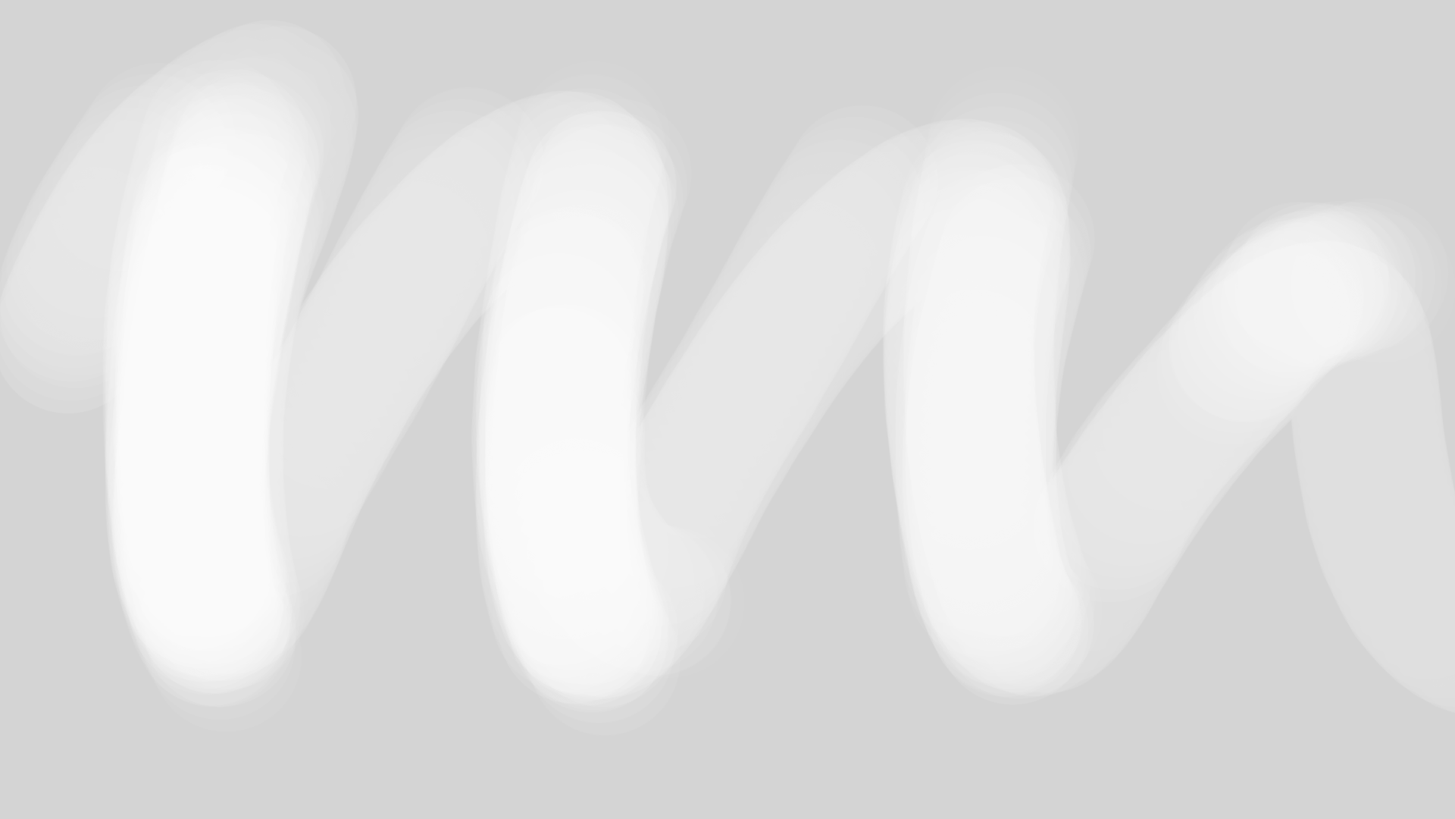
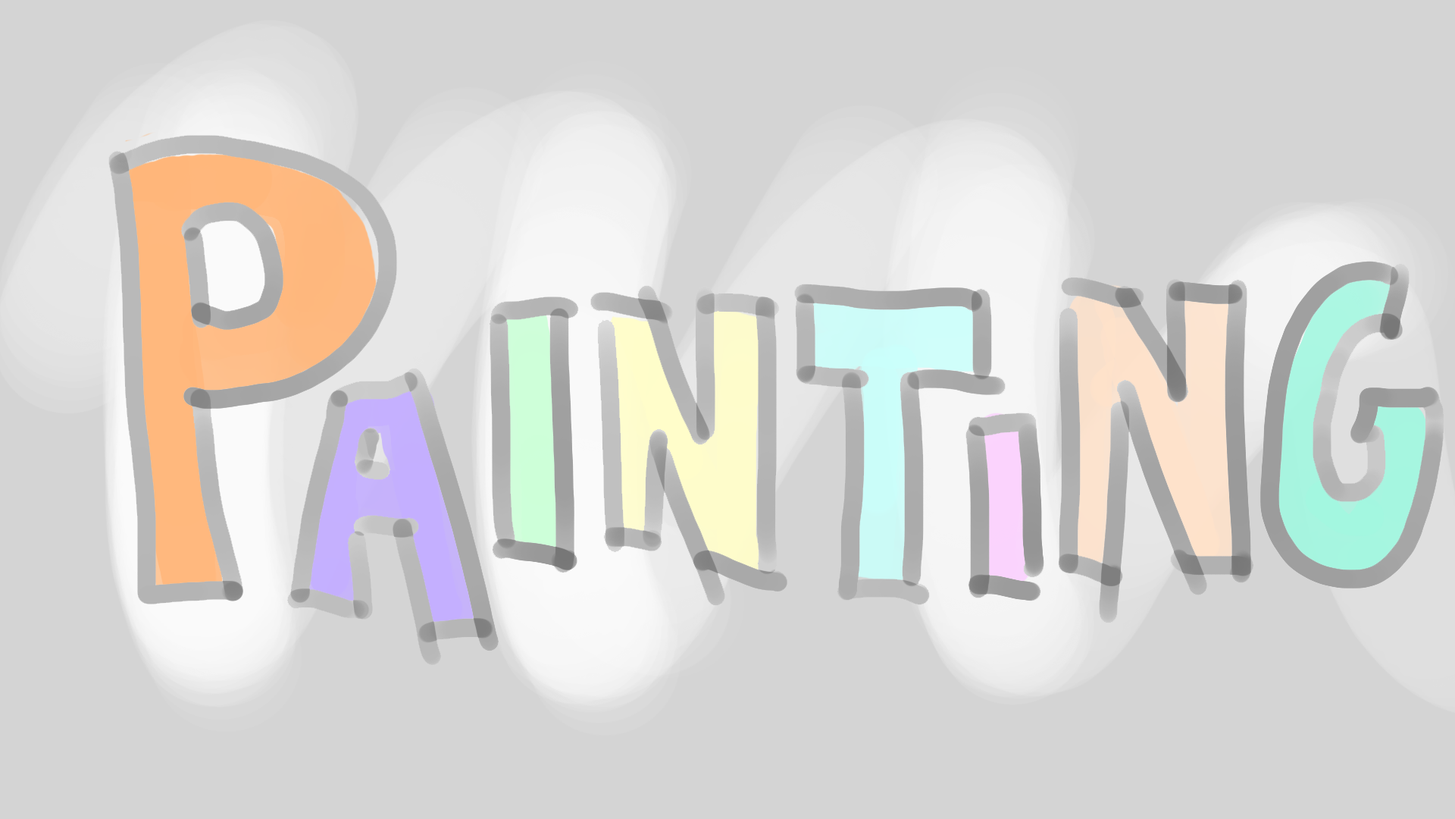
Comparing the layer stacks of the two 1455px x 819px images. Changes:
showed "Layer 0" over [108, 134, 1444, 665]
showed "Layer 8" over [1266, 270, 1431, 581]
showed "Layer 7" over [1061, 283, 1242, 574]
showed "Layer 6" over [973, 412, 1033, 589]
showed "Layer 5" over [808, 286, 985, 583]
showed "Layer 4" over [609, 306, 765, 572]
showed "Layer 3" over [494, 301, 563, 553]
showed "Layer 2" over [301, 382, 481, 633]
showed "Layer 1" over [124, 131, 378, 593]
